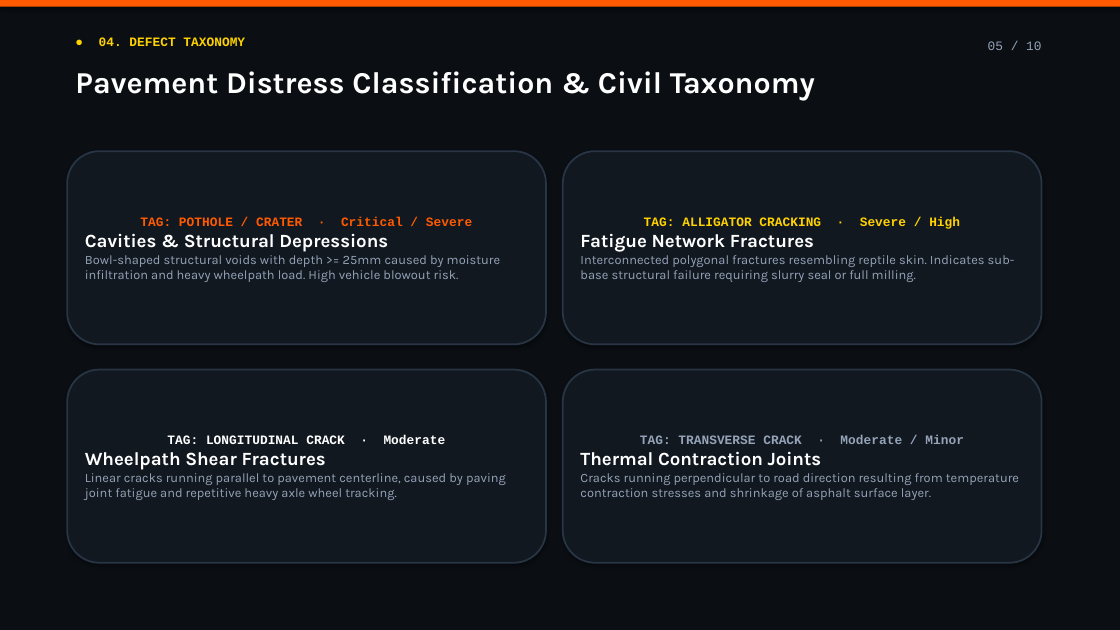
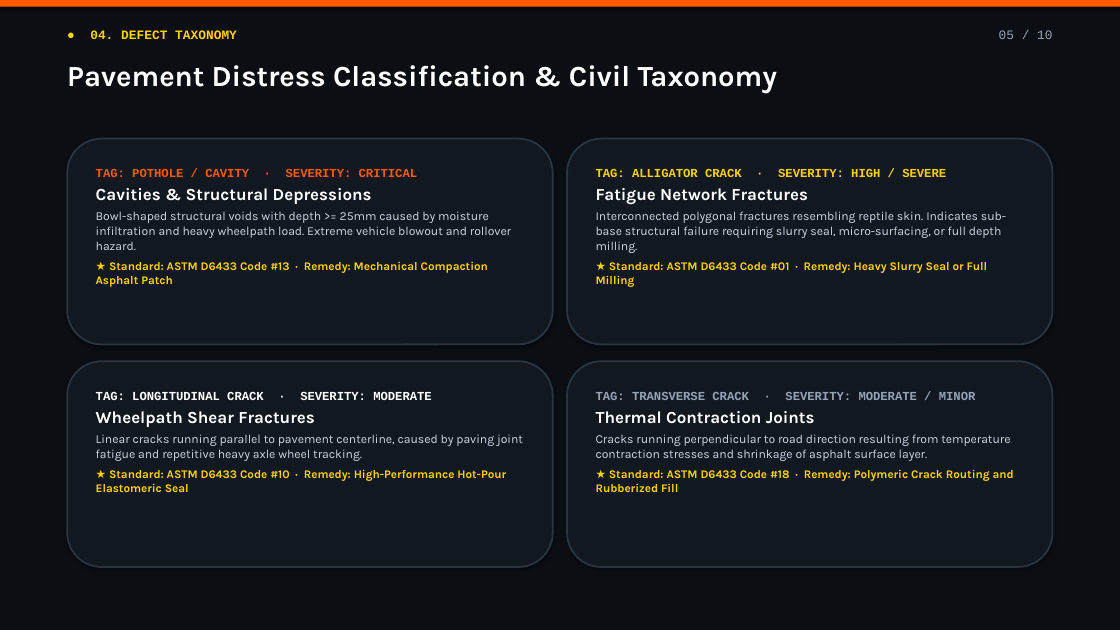
Before and after one commit to Priya-Ranjan-0201/Potholes-detector, a slide deck: slide 5 of ScamRoad_Presentation.pptx. Drawn at 1120x630 pixels with LibreOffice and Linux fonts; fonts in the diff are those of the drawing. Boxes give left, top, right and bottom in pixels: in the first picture for what was removed or moved away, otherwise in the second. Text is boxed around its words. In the diff, an @@ line names an element or a change of style, - is before the commit and + after.

Commit message:
docs: overhaul presentation deck with publication-grade design and slide previews

```diff
--- a/ScamRoad_Presentation.pptx
+++ b/ScamRoad_Presentation.pptx
@@ text "● 04. DEFECT TAXONOMY": place and size @@
-text "● 04. DEFECT TAXONOMY" at [99, 37, 245, 46]
+text "● 04. DEFECT TAXONOMY" at [90, 30, 237, 39]
@@ text "05 / 10": place and size @@
-text "05 / 10" at [988, 41, 1041, 50]
+text "05 / 10" at [999, 30, 1052, 39]
@@ text "Pavement Distress Classification & Civil ..." at [67, 65, 777, 93]: size 26 to 25 pt @@
@@ rounded rectangle "TAG: POTHOLE / CAVITY · ...": place and size @@
-rounded rectangle "TAG: POTHOLE / CAVITY · ..." at [67, 151, 546, 344]
+rounded rectangle "TAG: POTHOLE / CAVITY · ..." at [67, 139, 553, 344]
@@ vertical alignment middle to top in 4 elements at [67, 361, 553, 567], [567, 361, 1053, 567], [67, 139, 553, 344], [567, 139, 1053, 344] @@
@@ rounded rectangle "TAG: ALLIGATOR CRACK · SEVERITY: ...": place and size @@
-rounded rectangle "TAG: ALLIGATOR CRACK · SEVERITY: ..." at [563, 151, 1042, 344]
+rounded rectangle "TAG: ALLIGATOR CRACK · SEVERITY: ..." at [567, 139, 1053, 344]
@@ text in rounded rectangle at [96, 169, 417, 177]: text changed; size 11 to 10.5 pt @@
-TAG: POTHOLE / CRATER · Critical / Severe
+TAG: POTHOLE / CAVITY · SEVERITY: CRITICAL
@@ text in rounded rectangle at [596, 169, 946, 177]: text changed; size 11 to 10.5 pt @@
-TAG: ALLIGATOR CRACKING · Severe / High
+TAG: ALLIGATOR CRACK · SEVERITY: HIGH / SEVERE
@@ text in rounded rectangle at [96, 188, 372, 204]: size 16 to 14.5 pt in "Cavities & Structural Depressions"; more space between paragraphs @@
@@ text in rounded rectangle at [596, 188, 808, 205]: size 16 to 14.5 pt in "Fatigue Network Fractures"; more space between paragraphs @@
@@ text in rounded rectangle at [96, 211, 511, 287]: text changed; size 11 to 10.5 pt; text colour #94A3B8 to #CBD5E1 @@
-Bowl-shaped structural voids with depth >= 25mm caused by moisture infiltration and heavy wheelpath load. High vehicle blowout risk.
+Bowl-shaped structural voids with depth >= 25mm caused by moisture infiltration and heavy wheelpath load. Extreme vehicle blowout and rollover hazard.
+★ Standard: ASTM D6433 Code #13 · Remedy: Mechanical Compaction Asphalt Patch
@@ text in rounded rectangle at [596, 211, 1006, 287]: text changed; size 11 to 10.5 pt; text colour #94A3B8 to #CBD5E1 @@
-Interconnected polygonal fractures resembling reptile skin. Indicates sub-base structural failure requiring slurry seal or full milling.
+Interconnected polygonal fractures resembling reptile skin. Indicates sub-base structural failure requiring slurry seal, micro-surfacing, or full depth milling.
+★ Standard: ASTM D6433 Code #01 · Remedy: Heavy Slurry Seal or Full Milling
@@ rounded rectangle "TAG: LONGITUDINAL CRACK · SEVERITY: ...": place and size @@
-rounded rectangle "TAG: LONGITUDINAL CRACK · SEVERITY: ..." at [67, 370, 546, 563]
+rounded rectangle "TAG: LONGITUDINAL CRACK · SEVERITY: ..." at [67, 361, 553, 567]
@@ rounded rectangle "TAG: TRANSVERSE CRACK · SEVERITY: ...": place and size @@
-rounded rectangle "TAG: TRANSVERSE CRACK · SEVERITY: ..." at [563, 370, 1042, 563]
+rounded rectangle "TAG: TRANSVERSE CRACK · SEVERITY: ..." at [567, 361, 1053, 567]
@@ text in rounded rectangle at [96, 392, 431, 400]: text changed; size 11 to 10.5 pt @@
-TAG: LONGITUDINAL CRACK · Moderate
+TAG: LONGITUDINAL CRACK · SEVERITY: MODERATE
@@ text in rounded rectangle at [96, 411, 523, 461]: size 16 to 14.5 pt in "Wheelpath Shear Fractures"; size 11 to 10.5 pt, text colour #94A3B8 to #CBD5E1 in "Linear cracks running parallel to pavement centerline, ..."; more space between paragraphs @@
@@ text in rounded rectangle at [596, 392, 976, 400]: text changed; size 11 to 10.5 pt @@
-TAG: TRANSVERSE CRACK · Moderate / Minor
+TAG: TRANSVERSE CRACK · SEVERITY: MODERATE / MINOR
@@ text in rounded rectangle at [596, 411, 1010, 461]: size 16 to 14.5 pt in "Thermal Contraction Joints"; size 11 to 10.5 pt, text colour #94A3B8 to #CBD5E1 in "Cracks running perpendicular to road direction resulting ..."; more space between paragraphs @@
@@ text in rounded rectangle at [96, 469, 506, 492]: paragraph added @@
+★ Standard: ASTM D6433 Code #10 · Remedy: High-Performance Hot-Pour Elastomeric Seal
@@ text in rounded rectangle at [596, 469, 1014, 492]: paragraph added @@
+★ Standard: ASTM D6433 Code #18 · Remedy: Polymeric Crack Routing and Rubberized Fill
```
Also in this commit, not shown: 9 other slides changed, 15 other files.
